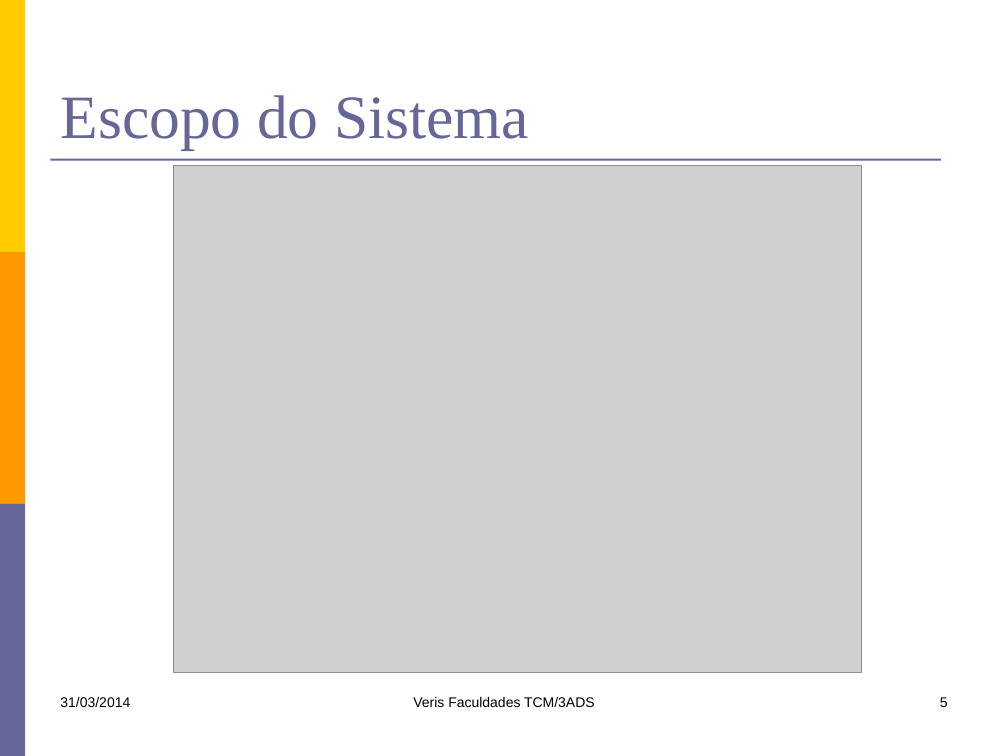
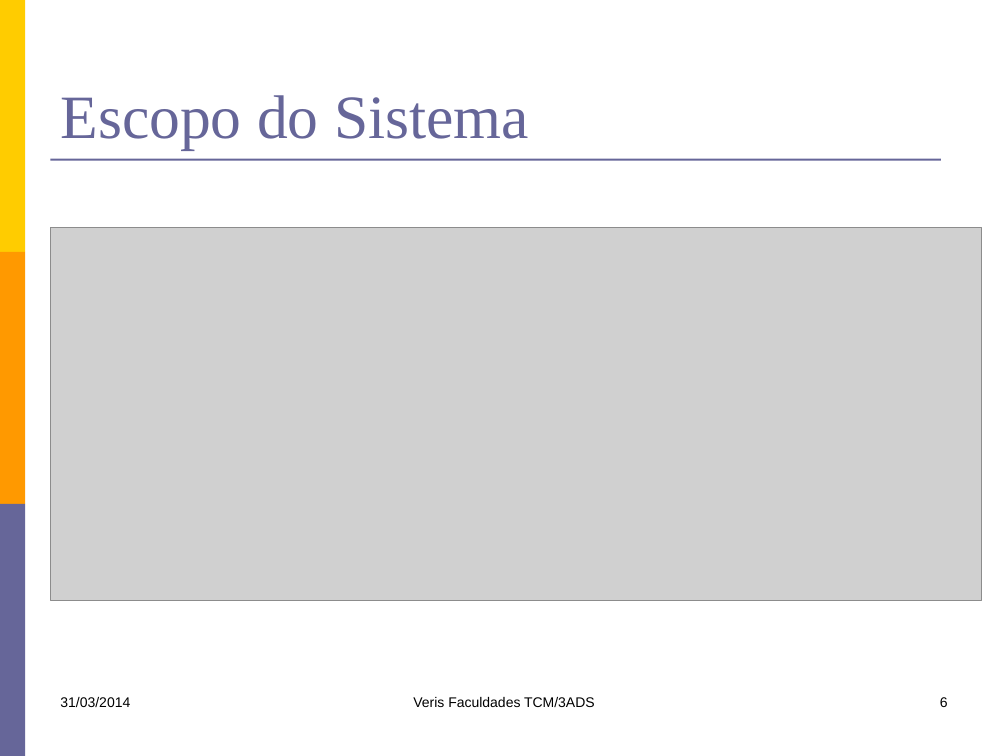
Before and after one commit to kokmz/TCCHUE, a slide deck: slide 6 of documentacao/G4_Apresentacao1sem2014.pptx (slide 5 before the commit). Drawn at 1008x756 pixels with LibreOffice and Linux fonts; fonts in the diff are those of the drawing; grey boxes stand for pictures. Boxes give left, top, right and bottom in pixels: in the first picture for what was removed or moved away, otherwise in the second. Text is boxed around its words. In the diff, an @@ line names an element or a change of style, - is before the commit and + after.

Commit message:
Atualização dos slides de diagrama de caso de uso e escopo.

```diff
--- a/documentacao/G4_Apresentacao1sem2014.pptx
+++ b/documentacao/G4_Apresentacao1sem2014.pptx
@@ picture: place and size @@
-picture at box(173, 165, 861, 672)
+picture at box(50, 227, 982, 600)
@@ page number at box(940, 697, 948, 707): text changed @@
-5
+6
```
Also in this commit, not shown: 1 other slide changed, 2 slides added.
